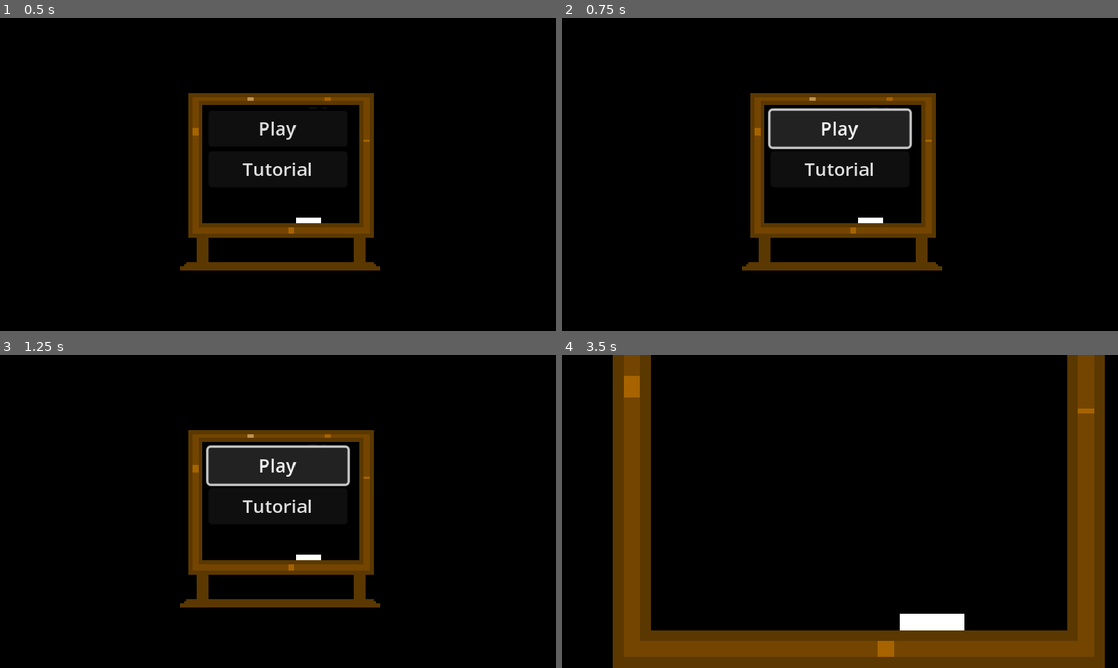
Above: before the commit, frames 1-4 (two rows, left to right).
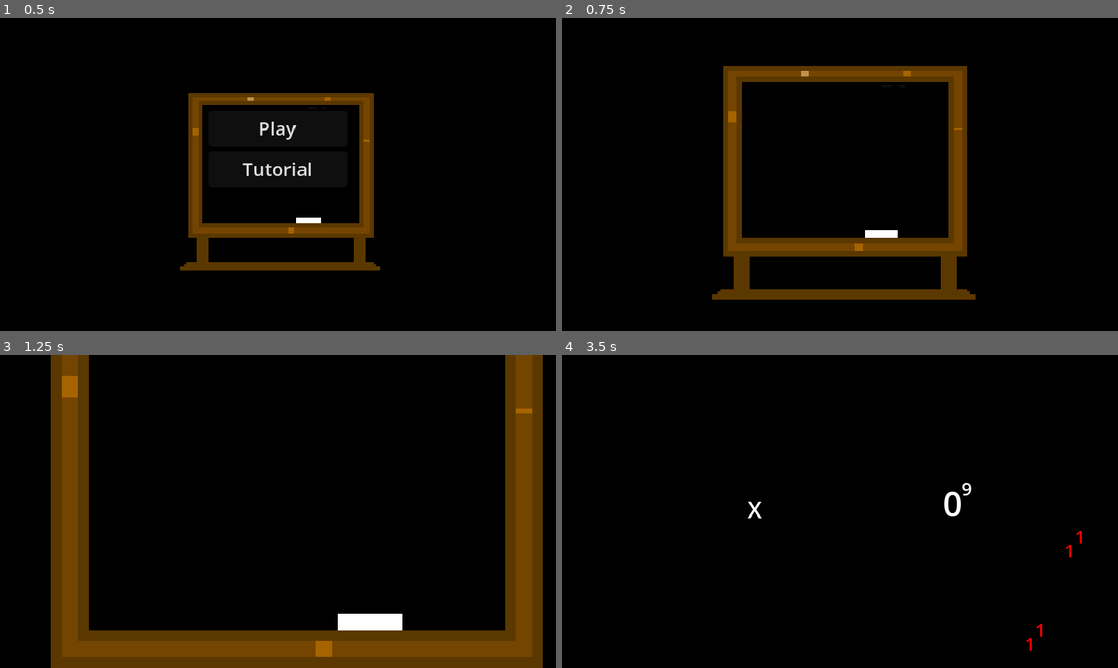
Above: after the commit, the same moments.

Repository: sentinelle28/game_jam_power
Game: Godot game, scene res://scene/main_menu/main.tscn
The game is run twice, just before and just after one commit, with the same random seed, the same clock (stepped at 60 frames per second) and the same inputs. The project has no main scene, so this scene is started directly.
Inputs (mouse positions are in pixels of both pictures, inside the frame that each line leads up to):
- Up to frame 1 (0.5 s): no input
- Up to frame 2 (0.75 s): click "Play" at 0.5 s
- Up to frame 3 (1.25 s): no input
- Up to frame 4 (3.5 s): click (840, 464) at 1.25 s, where only the run before the commit has a clickable "Play"; tap Enter at 2 s; move the mouse to (962, 495) at 2.02 s; hold Right (ui_right) 2.03-2.75 s; right-click (962, 495) at 2.1 s; click (840, 505) at 2.75 s, where only the run before the commit has a clickable "Tutorial"

Frame 1 is identical in both runs. In frame 2, 20% of the frame differs, in the area x 27-75%, y 15-90%; in frame 3, 33%, in the area x 9-98%, y 0-100%; in frame 4, 23%.

Commit message:
added new task

Diff:
--- a/autoload/global_timer/global_timer.gd
+++ b/autoload/global_timer/global_timer.gd
@@ -7,6 +7,7 @@
 # Called every frame. 'delta' is the elapsed time since the previous frame.
 func _process(delta: float) -> void:
 	if can_process_time:
+		EventListener.emit_signal("time_passes",delta)
 		time += delta
 		EnvironnementVar._update_difficulty(time)
 		if time>=60.0:
--- a/autoload/task/event_listener/event_listener.gd
+++ b/autoload/task/event_listener/event_listener.gd
@@ -4,3 +4,5 @@
 signal player_dash
 signal player_walk(distance:float)
 signal player_miss
+signal time_passes(time:float)
+signal player_take_damage
--- a/autoload/task/task/taskmanager.gd
+++ b/autoload/task/task/taskmanager.gd
@@ -11,7 +11,8 @@
 	KillTask.new(),
 	Dash.new(),
 	WalkTask.new(),
-	QuickKillTask.new()]
+	QuickKillTask.new(),
+	SurviveTask.new()]
 
 func _gen_new_task()->void:
 	current_task.clear()
--- a/c_actor/player/player.gd
+++ b/c_actor/player/player.gd
@@ -38,6 +38,7 @@
 		elt._apply_change(self)
 	if health_component.health <= 2:
 		AudioController._play("one hp")
+	EventListener.emit_signal("player_take_damage")
 
 func _on_dash()->void:
 	for elt:OnPlayerDash in on_player_dash:
--- /dev/null
+++ b/component/task/simple_task/survive.gd
@@ -0,0 +1,30 @@
+extends TaskStrategyPattern
+
+class_name SurviveTask
+var to_survive:float = 60.0
+var current:float = 0.0
+
+func _personal_init()->void:
+	EventListener.connect("time_passes",_custom_personnal_task)
+	EventListener.connect("player_take_damage",_reset_shot)
+	to_survive += Taskmanager.number_of_task_completed*2
+	name = "Survive for "
+	name += str(to_survive)
+	name += " s"
+	name += "(" + name_of_the_reward + ")"
+
+func _custom_personnal_task(value:float)->void:
+	current += value
+	if current >=to_survive:
+		_on_task_complete()
+	var new_text:String = "Survive for " + str(int(to_survive-current))
+	new_text += " s"
+	new_text += "(" + name_of_the_reward + ")"
+	_update_task_meter(new_text)
+
+func _reset_shot()->void:
+	current = 0
+
+
+func get_strategy_name()->String:
+	return "survive"
--- a/scene/main_menu/main.gd
+++ b/scene/main_menu/main.gd
@@ -7,7 +7,8 @@
 
 
 func _on_button_pressed() -> void:
-	pass # Replace with function body.
+	AudioController._play("click")
+	SceneTransition._change_scene("res://scene/gameplay_scene/gameplay_scene.tscn")
 
 
 func _on_button_2_pressed() -> void:
--- /dev/null
+++ b/scene/pre_gameplay_screen/pre_gameplay_scene.tscn
@@ -0,0 +1,15 @@
+[gd_scene format=3 uid="uid://b7aoyjh5n803f"]
+
+[node name="pre_gameplay_scene" type="Node2D"]
+
+[node name="ColorRect" type="ColorRect" parent="."]
+offset_left = -8.0
+offset_top = -16.0
+offset_right = 488.0
+offset_bottom = 288.0
+color = Color(0, 0, 0, 1)
+metadata/_edit_lock_ = true
+
+[node name="Label" type="Label" parent="."]
+offset_right = 40.0
+offset_bottom = 23.0
Renamed: component/task/simple_task/quick_kill_task.gd -> component/task/simple_task/quick_kill.gd
